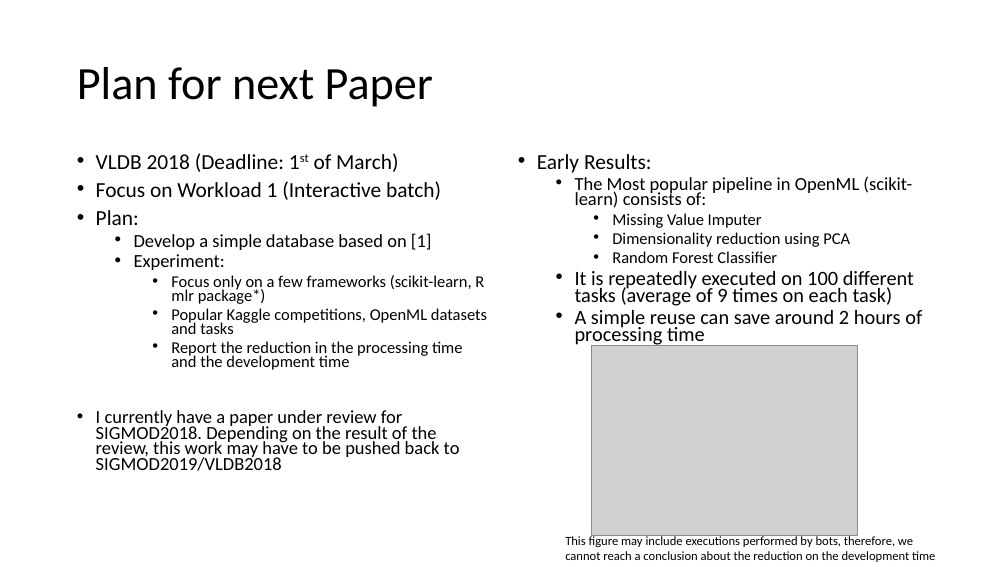
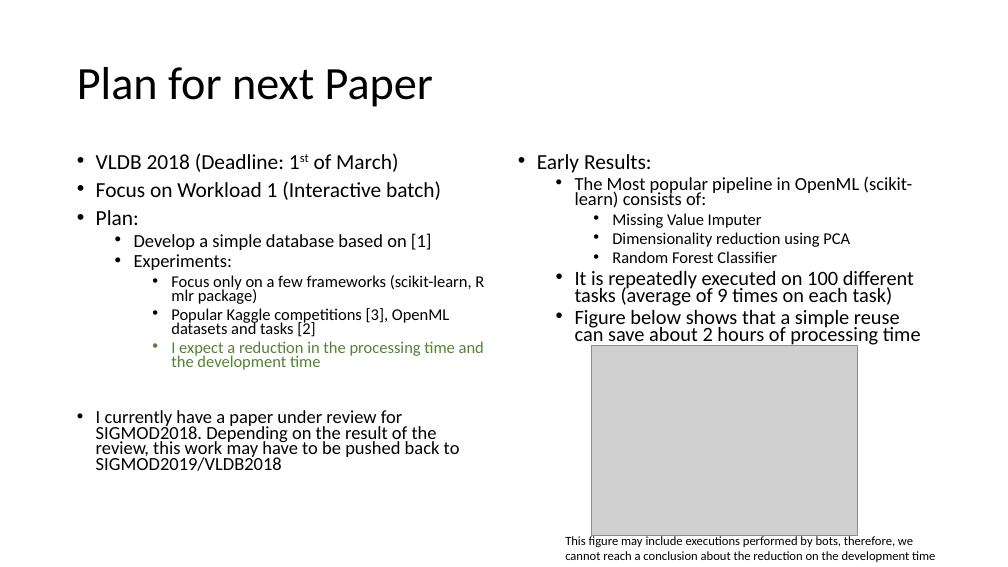
Before and after one commit to dbehrouz/ml-workload-optimization, a slide deck: slide 4 of slides/short-summary.pptx. Drawn at 1008x567 pixels with LibreOffice and Linux fonts; fonts in the diff are those of the drawing; grey boxes stand for pictures. Boxes give left, top, right and bottom in pixels: in the first picture for what was removed or moved away, otherwise in the second. Text is boxed around its words. In the diff, an @@ line names an element or a change of style, - is before the commit and + after.

```diff
--- a/slides/short-summary.pptx
+++ b/slides/short-summary.pptx
@@ text at [134, 254, 484, 370]: text changed @@
-  • Experiment:
-    • Focus only on a few frameworks (scikit-learn, R mlr package*)
-    • Popular Kaggle competitions, OpenML datasets and tasks
-    • Report the reduction in the processing time and the development time
+  • Experiments:
+    • Focus only on a few frameworks (scikit-learn, R mlr package)
+    • Popular Kaggle competitions [3], OpenML datasets and tasks [2]
+    • I expect a reduction in the processing time and the development time
@@ text at [575, 310, 921, 347]: text changed @@
-  • A simple reuse can save around 2 hours of processing time
+  • Figure below shows that a simple reuse can save about 2 hours of processing time
```
Also in this commit, not shown: 2 other slides changed, 1 other file.
